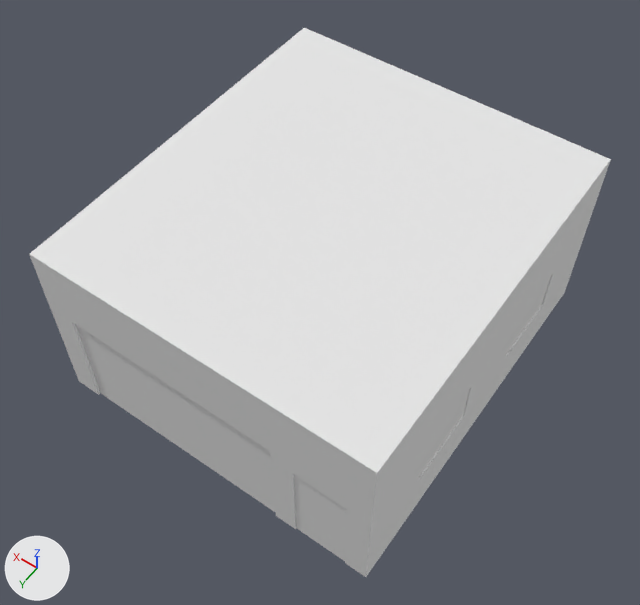
What one commit did to the OBJ model examples/example0/assets/garage.obj.
One viewpoint serves both versions: a 50 mm lens placed at (-5.38, 8.99, 13.13), pointed at (0.91, 0.19, -0.7). Arrows for +X, +Y and +Z are at lower left; the lights stay in place. Where no turn or scale is listed for an object, it has been applied to the vertices.

Objects in the first picture: 'urbangarage512_urbangarage512_0'.
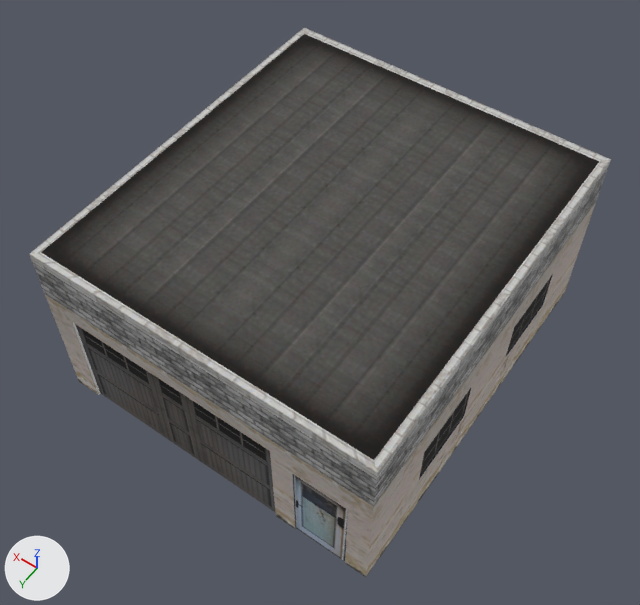
The edits, one by one:
Picture 'garage.png' (img_garage_png) is new.
In material 'urbangarage512' (mat_urbangarage512), base_color is no longer (0.8, 0.8, 0.8), white #e7e7e7.
In material 'urbangarage512' (mat_urbangarage512), texture is now set to img_garage_png.

Where the change shows, as pixel boxes [x1, y1, x2, y2] in the pictures (640 x 605 px):
'urbangarage512_urbangarage512_0', surface changed (white to grey)
    both: [29, 28, 611, 577]
